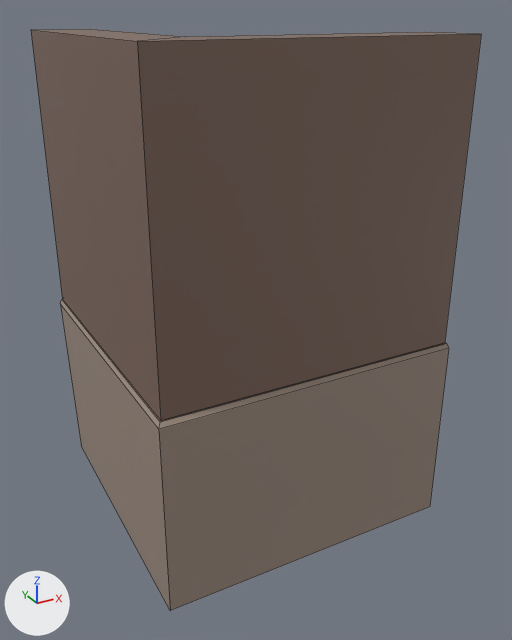
Two versions of the FBX model Assets/Models/pared_esq_inf_izq.fbx, one commit apart.
The view is the same before and after, from a 50 mm lens placed at (-1.46, -2.69, 2.08), pointed at (-0.1, -0.23, 0.85). The lights are fixed; the arrows at lower left show +X, +Y and +Z. Mesh edges are drawn as thin lines. Where no turn or scale is listed for an object, it has been applied to the vertices. Vertices at the same position are counted once.

Names of what the first picture shows: 'pared_esq__base', 'pared_esq__zocalo4'.
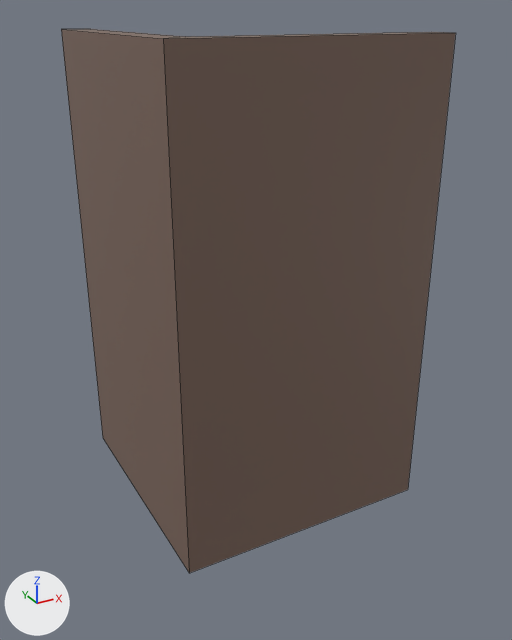
Edits to the bpy script that builds the scene:
```text
Change me_mesh:
    where me_mesh.from_pydata(...)  # 12 vertices, 6 faces; spans x -0.75..0.5, y -0.75..0.5, z 0.817..2.0
    used by ob_pared_esq__base; location = (0.0, 0.0, 0.0)
    verts and faces of me_mesh; kept vertices keep their numbers, new ones are numbered from 12
    before: 4 (-0.75, 0.5, 2.0) at pixel (30, 29), 5 (-0.75, -0.75, 2.0) at pixel (137, 41), 8 (0.5, -0.75, 2.0) at pixel (481, 33), 9 (-0.75, 0.5, 0.817) at pixel (62, 298), 10 (-0.75, -0.75, 0.817) at pixel (160, 420)
    before: 11 (0.5, -0.75, 0.817) at pixel (444, 343)
    me_mesh part 1
    add delete_vertices([9, 10, 11])  # with the faces that use them
    add verts[4] = (-0.625, 0.5, 2.0)  # moved, pixel (61, 29)
    add verts[5] = (-0.625, -0.625, 2.0)  # moved, pixel (163, 38)
    add verts[8] = (0.5, -0.625, 2.0)  # moved, pixel (455, 32)
    add for new, old in zip([12, 13, 14], [4, 5, 8]): verts[new] = verts[old] + (0.0, 0.0, -2.0)
    add faces += [(4, 12, 13, 5), (5, 13, 14, 8)]
Remove ob_pared_esq__zocalo4:
    ob_pared_esq__zocalo4 = bpy.data.objects.new('pared_esq__zocalo4', me_mesh_002)
    ob_pared_esq__zocalo4.location = (0.0, 0.0, 0.0)
```

Pixel boxes [x1, y1, x2, y2] of what changed, in the pictures (512 x 640 px):
'pared_esq__base', reshaped (12% narrower, 39% taller): before [31, 29, 481, 421]; after [61, 29, 456, 573]
'pared_esq__zocalo4', deleted (brown): before [60, 299, 449, 611]
